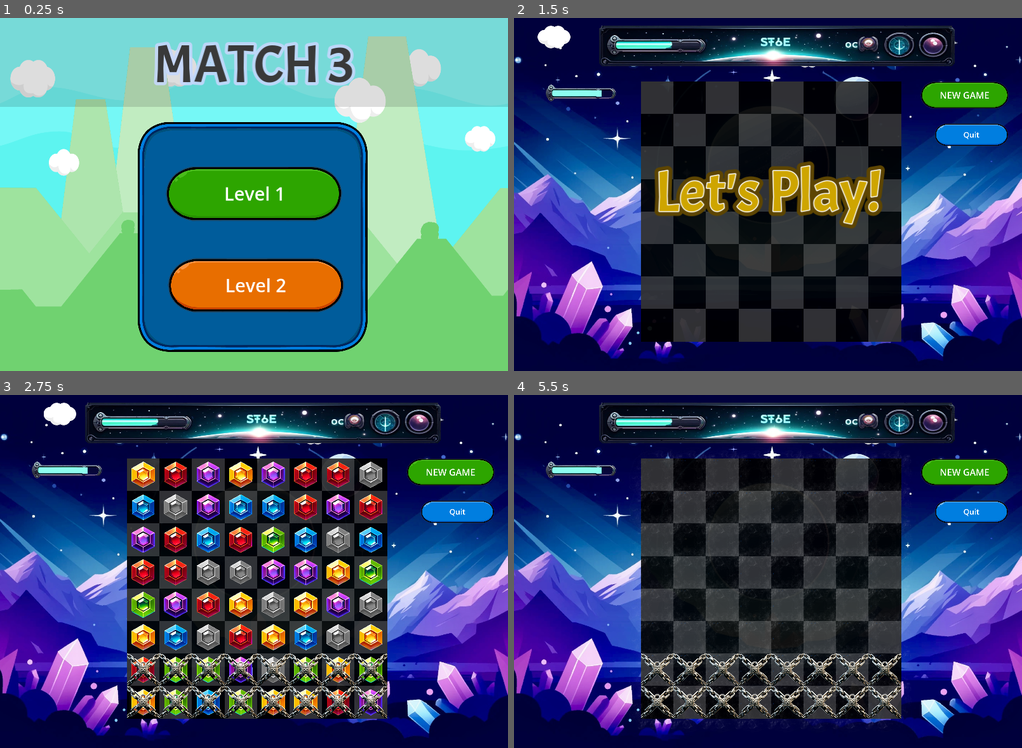
Above: before the commit, frames 1-4 (two rows, left to right).
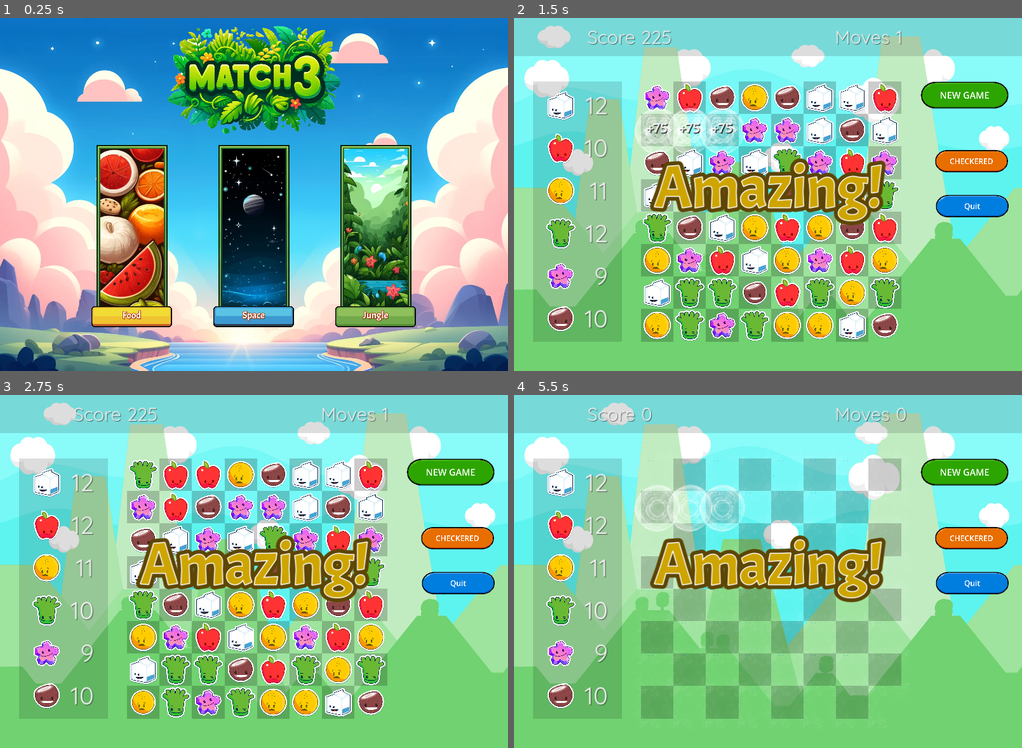
Above: after the commit, the same moments.

Repository: gitbrent/godot-match-3
Game: Godot game, scene res://main.tscn
The game is run twice, just before and just after one commit, with the same random seed, the same clock (stepped at 60 frames per second) and the same inputs.
Inputs (mouse positions are in pixels of both pictures, inside the frame that each line leads up to):
- Up to frame 1 (0.25 s): no input
- Up to frame 2 (1.5 s): click (646, 229) at 0.52 s; click (768, 286) at 1.25 s, where only the run before the commit has a clickable "Level 2"
- Up to frame 3 (2.75 s): click "Level 1" (after the commit: "Food") at 2 s
- Up to frame 4 (5.5 s): click "Level 2" (after the commit: "Space") at 2.75 s; click (889, 695) at 3.5 s, where only the run after the commit has a clickable "Jungle"; click (768, 571) at 4.25 s, where only the run before the commit has a clickable "Level 1"; click "NEW GAME" at 5 s

The runs differ from the first frame. In frame 1, 99% of the frame differs, in the area x 0-100%, y 0-100%; in frame 2, 97%; in frame 3, 98%; in frame 4, 99%.

Commit message:
BRAND NEW main screen

Diff:
--- /dev/null
+++ b/assets/main-scene/level_buttons.tres
@@ -0,0 +1,15 @@
+[gd_resource type="Theme" load_steps=2 format=3 uid="uid://dtjv2f8gbraba"]
+
+[ext_resource type="FontFile" uid="uid://dlhwrp5jwkrll" path="res://assets/fonts/Acme-Regular.ttf" id="1_hk8ei"]
+
+[resource]
+default_font = ExtResource("1_hk8ei")
+default_font_size = 96
+Label/colors/font_color = Color(1, 1, 1, 1)
+Label/colors/font_outline_color = Color(0.682353, 0.184314, 0.00784314, 1)
+Label/colors/font_shadow_color = Color(0, 0, 0, 0.411765)
+Label/constants/outline_size = 20
+Label/constants/shadow_offset_x = 5
+Label/constants/shadow_offset_y = 5
+Label/constants/shadow_outline_size = 9
+Label/fonts/font = ExtResource("1_hk8ei")
--- a/game_boards/board_space/game_space.tscn
+++ b/game_boards/board_space/game_space.tscn
@@ -5,9 +5,9 @@
 [ext_resource type="PackedScene" uid="uid://d0yw6oyw3qib0" path="res://game_boards/board_food/assets/animated_cloud.tscn" id="4_731ya"]
 [ext_resource type="AudioStream" uid="uid://ds53xomd2ha1b" path="res://assets/audio/Abstract2.ogg" id="4_cbs6r"]
 [ext_resource type="Theme" uid="uid://c58sv51ac2qkl" path="res://themes/game_top_label_theme.tres" id="6_i6ds6"]
-[ext_resource type="Texture2D" uid="uid://niaauagll4b7" path="res://assets/space_top_bar.png" id="6_tboc8"]
+[ext_resource type="Texture2D" uid="uid://niaauagll4b7" path="res://assets/level-space/space_top_bar.png" id="6_tboc8"]
 [ext_resource type="Shader" path="res://game_boards/board_space/assets/gem_cell.gdshader" id="6_tywfq"]
-[ext_resource type="Texture2D" uid="uid://q50v1qucnb61" path="res://assets/space_progress_bar.png" id="7_6r8ct"]
+[ext_resource type="Texture2D" uid="uid://q50v1qucnb61" path="res://assets/level-space/space_progress_bar.png" id="7_6r8ct"]
 [ext_resource type="Texture2D" uid="uid://dt14wt38x2ddb" path="res://assets/gems/space/Space_R.png" id="7_8sijq"]
 [ext_resource type="Theme" uid="uid://1cdmnqyil8gy" path="res://themes/game_stats_label_theme.tres" id="8_nteo6"]
 [ext_resource type="Texture2D" uid="uid://dwf6yosfhinvi" path="res://assets/gems/space/Space_Z.png" id="9_ygwn3"]
--- a/main.tscn
+++ b/main.tscn
@@ -1,27 +1,49 @@
-[gd_scene load_steps=10 format=3 uid="uid://mu2k87xf3lma"]
+[gd_scene load_steps=23 format=3 uid="uid://mu2k87xf3lma"]
 
 [ext_resource type="Script" path="res://main.gd" id="1_73dvc"]
 [ext_resource type="Texture2D" uid="uid://cnlqirgwr8d4" path="res://assets/bkgd/Background.png" id="1_t1b1c"]
 [ext_resource type="FontFile" uid="uid://dlhwrp5jwkrll" path="res://assets/fonts/Acme-Regular.ttf" id="2_j1i6k"]
 [ext_resource type="Texture2D" uid="uid://27rcw10bp2xt" path="res://assets/gui/ButtonText_Large_Green_Round.png" id="3_nqt0h"]
+[ext_resource type="Texture2D" uid="uid://bs85baln30tig" path="res://assets/main-scene/bkgd-start-01.png" id="3_qynd5"]
 [ext_resource type="Texture2D" uid="uid://c4hpyl2askghn" path="res://assets/gui/Box_Blue_Rounded.png" id="4_wttq0"]
+[ext_resource type="Texture2D" uid="uid://cq1o12gw7w07m" path="res://assets/main-scene/title-match-3.png" id="5_mjc3p"]
 [ext_resource type="Texture2D" uid="uid://dcow071sb2a7i" path="res://assets/gui/ButtonText_Large_Orange_Round.png" id="6_2tan1"]
 [ext_resource type="PackedScene" uid="uid://b5bfm2244ywxk" path="res://game_boards/board_food/game_food.tscn" id="6_hsxpn"]
 [ext_resource type="PackedScene" uid="uid://bkaimvifjwkai" path="res://game_boards/board_space/game_space.tscn" id="7_w5d02"]
+[ext_resource type="Texture2D" uid="uid://bobwppgysrosa" path="res://assets/main-scene/UI-03.png" id="9_lgj16"]
+[ext_resource type="Texture2D" uid="uid://b1yee6wp7fvlg" path="res://assets/main-scene/level-panel-food.png" id="10_f6h17"]
+[ext_resource type="Texture2D" uid="uid://dmdbncevubru8" path="res://assets/gui/ButtonText_Large_Green_Square.png" id="10_hjx06"]
+[ext_resource type="Texture2D" uid="uid://3hukivssjv3y" path="res://assets/main-scene/level-panel-space-250x650.png" id="10_itbvq"]
+[ext_resource type="Texture2D" uid="uid://26oggt734vaj" path="res://assets/gui/Box_Blue_Square.png" id="12_upkve"]
+[ext_resource type="Texture2D" uid="uid://bjuycedhfgsj8" path="res://assets/main-scene/yellow_button07.png" id="13_ffncg"]
+[ext_resource type="Texture2D" uid="uid://b0noylx34wt0y" path="res://assets/main-scene/UI-01.png" id="13_t7uvn"]
+[ext_resource type="Theme" uid="uid://dtjv2f8gbraba" path="res://assets/main-scene/level_buttons.tres" id="14_xkhin"]
+[ext_resource type="Texture2D" uid="uid://jgy06dpilgjd" path="res://assets/main-scene/NineRect-green.png" id="16_6l0pj"]
+[ext_resource type="Texture2D" uid="uid://bfm8ofobq7p8k" path="res://assets/main-scene/level-panel-jungle.png" id="16_frh2l"]
+[ext_resource type="Texture2D" uid="uid://bdhgbdtnre0xk" path="res://assets/main-scene/UI-05.png" id="17_k1d2n"]
 
 [sub_resource type="StyleBoxFlat" id="StyleBoxFlat_uhytr"]
-bg_color = Color(0, 0, 0, 0.133333)
+bg_color = Color(0, 0, 0, 0.0666667)
 
 [node name="Main" type="Node2D"]
 script = ExtResource("1_73dvc")
 
 [node name="Background" type="TextureRect" parent="."]
+visible = false
 offset_right = 2000.0
 offset_bottom = 1390.0
 texture = ExtResource("1_t1b1c")
 expand_mode = 2
 
+[node name="BackgroundNew" type="TextureRect" parent="."]
+offset_left = -230.0
+offset_right = 1562.0
+offset_bottom = 1024.0
+scale = Vector2(1.36, 1.36)
+texture = ExtResource("3_qynd5")
+
 [node name="GameTopBkgd" type="Panel" parent="."]
+visible = false
 anchors_preset = 10
 anchor_right = 1.0
 offset_right = 2000.0
@@ -30,6 +52,7 @@
 theme_override_styles/panel = SubResource("StyleBoxFlat_uhytr")
 
 [node name="RTL-Title" type="RichTextLabel" parent="GameTopBkgd"]
+visible = false
 custom_minimum_size = Vector2(2000, 250)
 layout_mode = 2
 offset_top = 50.0
@@ -46,23 +69,82 @@
 scroll_active = false
 shortcut_keys_enabled = false
 
-[node name="TextureRect" type="TextureRect" parent="."]
-offset_left = 542.0
-offset_top = 409.0
-offset_right = 2051.0
-offset_bottom = 1919.0
+[node name="RTL-Title4" type="RichTextLabel" parent="GameTopBkgd"]
+custom_minimum_size = Vector2(2000, 250)
+layout_mode = 0
+offset_top = 50.0
+offset_right = 2000.0
+offset_bottom = 300.0
+grow_horizontal = 2
+theme_override_colors/default_color = Color(0.223529, 0.223529, 0.223529, 1)
+theme_override_colors/font_outline_color = Color(0.223529, 0.223529, 0.223529, 1)
+theme_override_constants/outline_size = 64
+theme_override_fonts/normal_font = ExtResource("2_j1i6k")
+theme_override_font_sizes/normal_font_size = 210
+bbcode_enabled = true
+text = "[center]MATCH 3[/center]"
+scroll_active = false
+shortcut_keys_enabled = false
+
+[node name="RTL-Title3" type="RichTextLabel" parent="GameTopBkgd"]
+custom_minimum_size = Vector2(2000, 250)
+layout_mode = 0
+offset_top = 50.0
+offset_right = 2000.0
+offset_bottom = 300.0
+grow_horizontal = 2
+theme_override_colors/default_color = Color(0.909804, 0.266667, 0.12549, 1)
+theme_override_colors/font_outline_color = Color(0.909804, 0.266667, 0.12549, 1)
+theme_override_constants/outline_size = 36
+theme_override_fonts/normal_font = ExtResource("2_j1i6k")
+theme_override_font_sizes/normal_font_size = 210
+bbcode_enabled = true
+text = "[center]MATCH 3[/center]"
+scroll_active = false
+shortcut_keys_enabled = false
+
+[node name="RTL-Title2" type="RichTextLabel" parent="GameTopBkgd"]
+custom_minimum_size = Vector2(2000, 250)
+layout_mode = 0
+offset_top = 50.0
+offset_right = 2000.0
+offset_bottom = 300.0
+grow_horizontal = 2
+theme_override_colors/default_color = Color(0.909804, 0.654902, 0.12549, 1)
+theme_override_colors/font_outline_color = Color(0.772549, 0.843137, 0.988235, 0.882353)
+theme_override_fonts/normal_font = ExtResource("2_j1i6k")
+theme_override_font_sizes/normal_font_size = 210
+bbcode_enabled = true
+text = "[center]MATCH 3[/center]"
+scroll_active = false
+shortcut_keys_enabled = false
+
+[node name="TextureRectTitle" type="TextureRect" parent="."]
+offset_left = 640.0
+offset_top = 16.0
+offset_right = 1838.0
+offset_bottom = 775.0
 scale = Vector2(0.6, 0.6)
+texture = ExtResource("5_mjc3p")
+
+[node name="ContButtons" type="TextureRect" parent="."]
+visible = false
+offset_left = 634.0
+offset_top = 413.0
+offset_right = 2143.0
+offset_bottom = 1923.0
+scale = Vector2(0.5, 0.5)
 texture = ExtResource("4_wttq0")
 
-[node name="BtnBoard1" type="TextureButton" parent="."]
-offset_left = 651.0
-offset_top = 584.0
-offset_right = 1810.0
-offset_bottom = 942.0
-scale = Vector2(0.6, 0.6)
+[node name="BtnBoard1" type="TextureButton" parent="ContButtons"]
+layout_mode = 0
+offset_left = 181.667
+offset_top = 306.667
+offset_right = 1340.67
+offset_bottom = 664.667
 texture_normal = ExtResource("3_nqt0h")
 
-[node name="Label" type="Label" parent="BtnBoard1"]
+[node name="Label" type="Label" parent="ContButtons/BtnBoard1"]
 layout_mode = 1
 anchors_preset = 15
 anchor_right = 1.0
@@ -76,15 +158,15 @@
 horizontal_alignment = 1
 vertical_alignment = 1
 
-[node name="BtnBoard2" type="TextureButton" parent="."]
-offset_left = 659.0
-offset_top = 945.0
-offset_right = 1818.0
-offset_bottom = 1303.0
-scale = Vector2(0.6, 0.6)
+[node name="BtnBoard2" type="TextureButton" parent="ContButtons"]
+layout_mode = 0
+offset_left = 181.667
+offset_top = 860.0
+offset_right = 1340.67
+offset_bottom = 1218.0
 texture_normal = ExtResource("6_2tan1")
 
-[node name="Label" type="Label" parent="BtnBoard2"]
+[node name="Label" type="Label" parent="ContButtons/BtnBoard2"]
 layout_mode = 1
 anchors_preset = 15
 anchor_right = 1.0
@@ -97,11 +179,250 @@
 horizontal_alignment = 1
 vertical_alignment = 1
 
+[node name="HBoxContainer" type="HBoxContainer" parent="."]
+offset_left = 380.0
+offset_top = 500.0
+offset_right = 1620.0
+offset_bottom = 1210.0
+theme_override_constants/separation = 200
+
+[node name="NinePatchRect1" type="NinePatchRect" parent="HBoxContainer"]
+custom_minimum_size = Vector2(280, 710)
+layout_mode = 2
+size_flags_horizontal = 3
+texture = ExtResource("16_6l0pj")
+patch_margin_left = 16
+patch_margin_top = 16
+patch_margin_right = 16
+patch_margin_bottom = 16
+
+[node name="TextureBtnImg" type="TextureButton" parent="HBoxContainer/NinePatchRect1"]
+layout_mode = 0
+offset_left = 15.0
+offset_top = 15.0
+offset_right = 265.0
+offset_bottom = 665.0
+texture_normal = ExtResource("10_f6h17")
+
+[node name="TextureBtnLabel" type="TextureButton" parent="HBoxContainer/NinePatchRect1"]
+layout_mode = 0
+offset_left = -20.0
+offset_top = 635.0
+offset_right = 773.0
+offset_bottom = 841.0
+scale = Vector2(0.4, 0.4)
+texture_normal = ExtResource("13_t7uvn")
+
+[node name="Label" type="Label" parent="HBoxContainer/NinePatchRect1/TextureBtnLabel"]
+layout_mode = 1
+anchors_preset = 15
+anchor_right = 1.0
+anchor_bottom = 1.0
+offset_bottom = -26.0
+grow_horizontal = 2
+grow_vertical = 2
+theme = ExtResource("14_xkhin")
+text = "Food"
+horizontal_alignment = 1
+vertical_alignment = 1
+
+[node name="NinePatchRect2" type="NinePatchRect" parent="HBoxContainer"]
+custom_minimum_size = Vector2(280, 0)
+layout_mode = 2
+size_flags_horizontal = 3
+texture = ExtResource("16_6l0pj")
+patch_margin_left = 16
+patch_margin_top = 16
+patch_margin_right = 16
+patch_margin_bottom = 16
+
+[node name="TextureBtnImg" type="TextureButton" parent="HBoxContainer/NinePatchRect2"]
+layout_mode = 0
+offset_left = 15.0
+offset_top = 15.0
+offset_right = 265.0
+offset_bottom = 665.0
+texture_normal = ExtResource("10_itbvq")
+
+[node name="TextureBtnLabel" type="TextureButton" parent="HBoxContainer/NinePatchRect2"]
+layout_mode = 0
+offset_left = -20.0
+offset_top = 635.0
+offset_right = 773.0
+offset_bottom = 840.0
+scale = Vector2(0.4, 0.4)
+texture_normal = ExtResource("9_lgj16")
+
+[node name="Label" type="Label" parent="HBoxContainer/NinePatchRect2/TextureBtnLabel"]
+layout_mode = 1
+anchors_preset = 15
+anchor_right = 1.0
+anchor_bottom = 1.0
+offset_bottom = -26.0
+grow_horizontal = 2
+grow_vertical = 2
+theme = ExtResource("14_xkhin")
+text = "Space"
+horizontal_alignment = 1
+vertical_alignment = 1
+
+[node name="NinePatchRect3" type="NinePatchRect" parent="HBoxContainer"]
+custom_minimum_size = Vector2(280, 0)
+layout_mode = 2
+size_flags_horizontal = 3
+texture = ExtResource("16_6l0pj")
+patch_margin_left = 16
+patch_margin_top = 16
+patch_margin_right = 16
+patch_margin_bottom = 16
+
+[node name="TextureBtnImg" type="TextureButton" parent="HBoxContainer/NinePatchRect3"]
+layout_mode = 0
+offset_left = 15.0
+offset_top = 15.0
+offset_right = 265.0
+offset_bottom = 665.0
+texture_normal = ExtResource("16_frh2l")
+
+[node name="TextureBtnLabel" type="TextureButton" parent="HBoxContainer/NinePatchRect3"]
+layout_mode = 0
+offset_left = -20.0
+offset_top = 635.0
+offset_right = 773.0
+offset_bottom = 840.0
+scale = Vector2(0.4, 0.4)
+texture_normal = ExtResource("17_k1d2n")
+
+[node name="Label" type="Label" parent="HBoxContainer/NinePatchRect3/TextureBtnLabel"]
+layout_mode = 1
+anchors_preset = 15
+anchor_right = 1.0
+anchor_bottom = 1.0
+offset_bottom = -26.0
+grow_horizontal = 2
+grow_vertical = 2
+theme = ExtResource("14_xkhin")
+text = "Jungle"
+horizontal_alignment = 1
+vertical_alignment = 1
+
+[node name="ContLevels" type="Control" parent="."]
+visible = false
+layout_mode = 3
+anchors_preset = 0
+offset_left = 550.0
+offset_top = 500.0
+offset_right = 1450.0
+offset_bottom = 1210.0
+
+[node name="NinePatchRect1" type="NinePatchRect" parent="ContLevels"]
+visible = false
+layout_mode = 0
+offset_right = 290.0
+offset_bottom = 690.0
+texture = ExtResource("10_hjx06")
+patch_margin_left = 50
+patch_margin_top = 50
+patch_margin_right = 50
+patch_margin_bottom = 50
+
+[node name="TextureButton" type="TextureButton" parent="ContLevels/NinePatchRect1"]
+layout_mode = 0
+offset_left = 20.0
+offset_top = 20.0
+offset_right = 270.0
+offset_bottom = 670.0
+texture_normal = ExtResource("10_itbvq")
+
+[node name="NinePatchRect2" type="NinePatchRect" parent="ContLevels"]
+layout_mode = 0
+offset_right = 310.0
+offset_bottom = 710.0
+texture = ExtResource("12_upkve")
+patch_margin_left = 50
+patch_margin_top = 50
+patch_margin_right = 50
+patch_margin_bottom = 50
+
+[node name="TextureButton" type="TextureButton" parent="ContLevels/NinePatchRect2"]
+layout_mode = 0
+offset_left = 30.0
+offset_top = 30.0
+offset_right = 280.0
+offset_bottom = 680.0
+texture_normal = ExtResource("10_itbvq")
+
+[node name="NinePatchRect3" type="NinePatchRect" parent="ContLevels"]
+visible = false
+layout_mode = 0
+offset_right = 310.0
+offset_bottom = 710.0
+texture = ExtResource("13_ffncg")
+patch_margin_left = 5
+patch_margin_top = 5
+patch_margin_right = 5
+patch_margin_bottom = 9
+
+[node name="TextureButton" type="TextureButton" parent="ContLevels/NinePatchRect3"]
+layout_mode = 0
+offset_left = 30.0
+offset_top = 30.0
+offset_right = 280.0
+offset_bottom = 680.0
+texture_normal = ExtResource("10_itbvq")
+
+[node name="NinePatchRect4" type="NinePatchRect" parent="ContLevels"]
+layout_mode = 0
+offset_left = 400.0
+offset_right = 710.0
+offset_bottom = 710.0
+texture = ExtResource("13_t7uvn")
+patch_margin_left = 30
+patch_margin_top = 30
+patch_margin_right = 30
+patch_margin_bottom = 32
+
+[node name="TextureButton" type="TextureButton" parent="ContLevels/NinePatchRect4"]
+layout_mode = 0
+offset_left = 30.0
+offset_top = 30.0
+offset_right = 280.0
+offset_bottom = 680.0
+texture_normal = ExtResource("10_itbvq")
+
+[node name="TextureButton2" type="TextureButton" parent="ContLevels/NinePatchRect4"]
+layout_mode = 0
+offset_top = 630.0
+offset_right = 793.0
+offset_bottom = 836.0
+scale = Vector2(0.39, 0.39)
+texture_normal = ExtResource("13_t7uvn")
+
+[node name="Label" type="Label" parent="ContLevels/NinePatchRect4/TextureButton2"]
+layout_mode = 1
+anchors_preset = 15
+anchor_right = 1.0
+anchor_bottom = 1.0
+offset_bottom = -26.0
+grow_horizontal = 2
+grow_vertical = 2
+theme = ExtResource("14_xkhin")
+text = "Space"
+horizontal_alignment = 1
+vertical_alignment = 1
+
 [node name="GameFood" parent="." instance=ExtResource("6_hsxpn")]
 visible = false
 
 [node name="GameSpace" parent="." instance=ExtResource("7_w5d02")]
 visible = false
 
-[connection signal="pressed" from="BtnBoard1" to="." method="_on_btn_board_1_pressed"]
-[connection signal="pressed" from="BtnBoard2" to="." method="_on_btn_board_2_pressed"]
+[connection signal="pressed" from="ContButtons/BtnBoard1" to="." method="_on_btn_board_1_pressed"]
+[connection signal="pressed" from="ContButtons/BtnBoard2" to="." method="_on_btn_board_2_pressed"]
+[connection signal="pressed" from="HBoxContainer/NinePatchRect1/TextureBtnImg" to="." method="_on_btn_board_1_pressed"]
+[connection signal="pressed" from="HBoxContainer/NinePatchRect1/TextureBtnLabel" to="." method="_on_btn_board_1_pressed"]
+[connection signal="pressed" from="HBoxContainer/NinePatchRect2/TextureBtnImg" to="." method="_on_btn_board_2_pressed"]
+[connection signal="pressed" from="HBoxContainer/NinePatchRect2/TextureBtnLabel" to="." method="_on_btn_board_2_pressed"]
+[connection signal="pressed" from="ContLevels/NinePatchRect2/TextureButton" to="." method="_on_btn_board_2_pressed"]
+[connection signal="pressed" from="ContLevels/NinePatchRect3/TextureButton" to="." method="_on_btn_board_2_pressed"]
+[connection signal="pressed" from="ContLevels/NinePatchRect4/TextureButton" to="." method="_on_btn_board_2_pressed"]
Binary file added: assets/fonts/ConcertOne-Regular.ttf
Not shown, added: assets/fonts/ConcertOne-Regular.ttf.import
Renamed: assets/space_box.png -> assets/level-space/space_box.png
Not shown, added: assets/level-space/space_box.png.import
Renamed: assets/space_progress_bar.png -> assets/level-space/space_progress_bar.png
Not shown, added: assets/level-space/space_progress_bar.png.import
Renamed: assets/space_top_bar.png -> assets/level-space/space_top_bar.png
Not shown, added: assets/level-space/space_top_bar.png.import
Binary file added: assets/main-scene/NineRect-green.png
Not shown, added: assets/main-scene/NineRect-green.png.import
Binary file added: assets/main-scene/UI-01.png
Not shown, added: assets/main-scene/UI-01.png.import
(and 30 more such lines)
